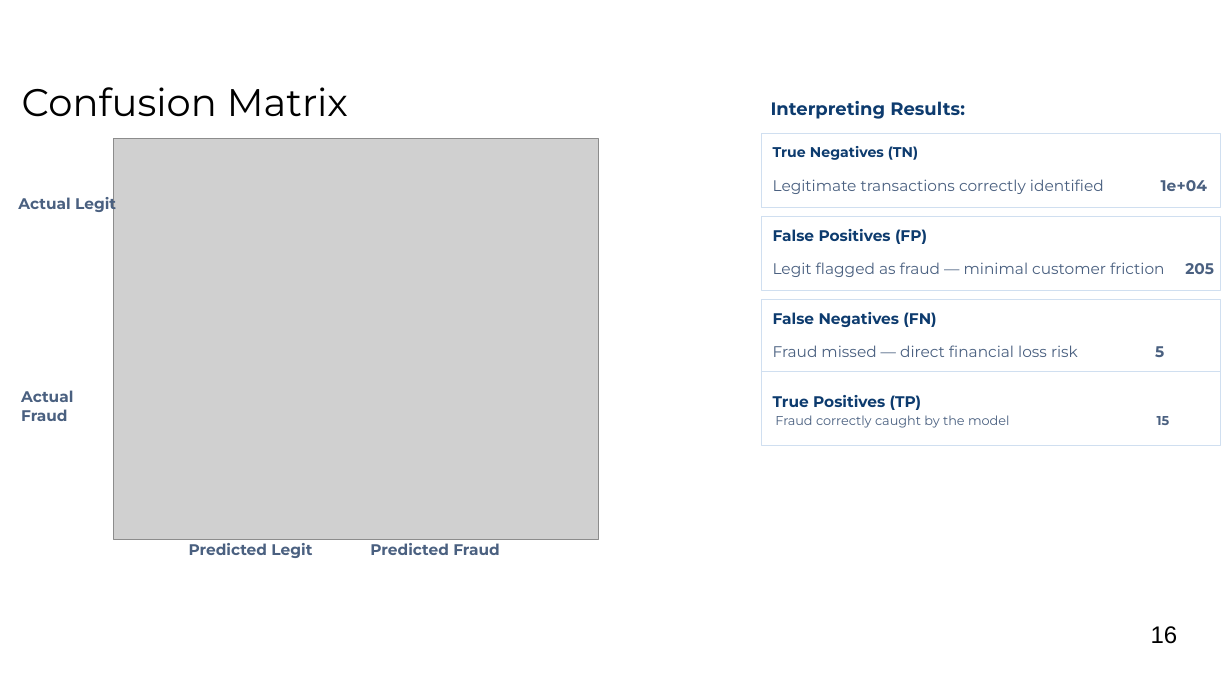
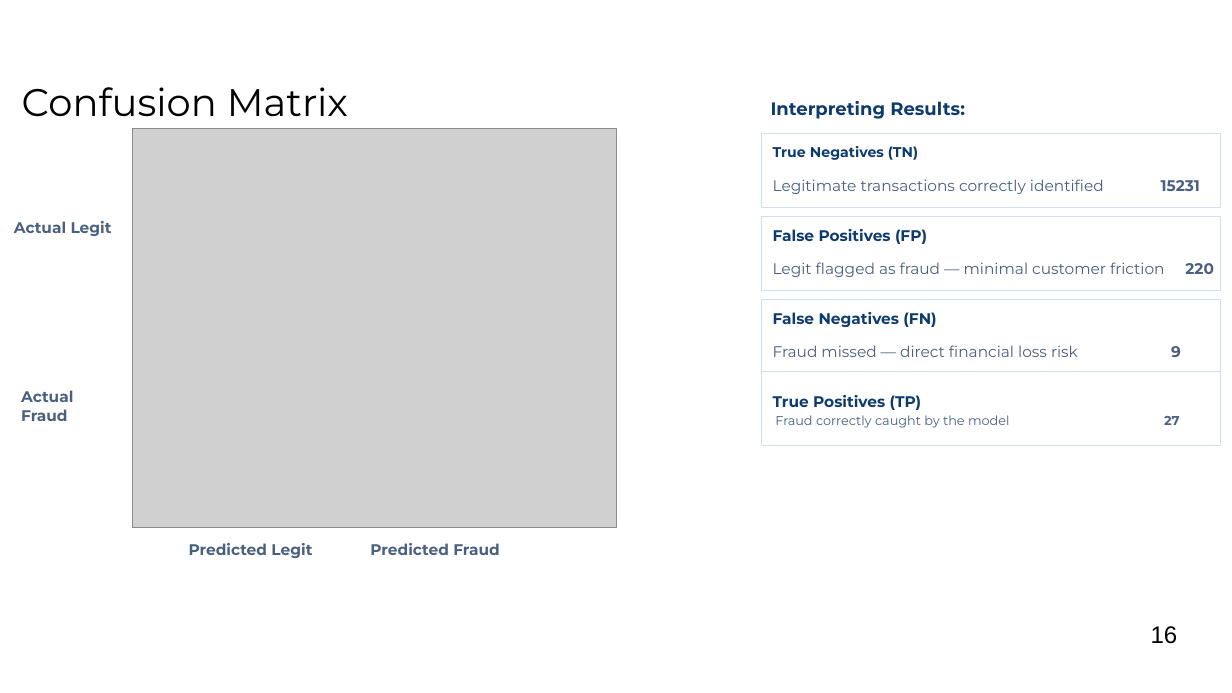
Before and after one commit to shraddhaGit-1813/DS_proj, a slide deck: slide 16 of ShraddhaTiwari - Final Presentation.pptx. Drawn at 1232x693 pixels with LibreOffice and Linux fonts; fonts in the diff are those of the drawing; grey boxes stand for pictures; background and template pictures are left out. Boxes give left, top, right and bottom in pixels: in the first picture for what was removed or moved away, otherwise in the second. Text is boxed around its words. In the diff, an @@ line names an element or a change of style, - is before the commit and + after.

```diff
--- a/ShraddhaTiwari - Final Presentation.pptx
+++ b/ShraddhaTiwari - Final Presentation.pptx
@@ picture: place and size @@
-picture at <box>114,139,598,540</box>
+picture at <box>132,128,616,528</box>
@@ text at <box>773,179,1200,194</box>: text changed @@
-Legitimate transactions correctly identified 1e+04
+Legitimate transactions correctly identified 15231
@@ text "Actual Legit" rewrapped from <box>18,194,116,213</box> to <box>14,221,112,236</box> @@
@@ text at <box>773,262,1214,277</box>: text changed @@
-Legit flagged as fraud — minimal customer friction 205
+Legit flagged as fraud — minimal customer friction 220
@@ text at <box>773,345,1181,357</box>: text changed @@
-Fraud missed — direct financial loss risk 5
+Fraud missed — direct financial loss risk 9
@@ text at <box>775,415,1179,428</box>: text changed @@
-Fraud correctly caught by the model 15
+Fraud correctly caught by the model 27
```
